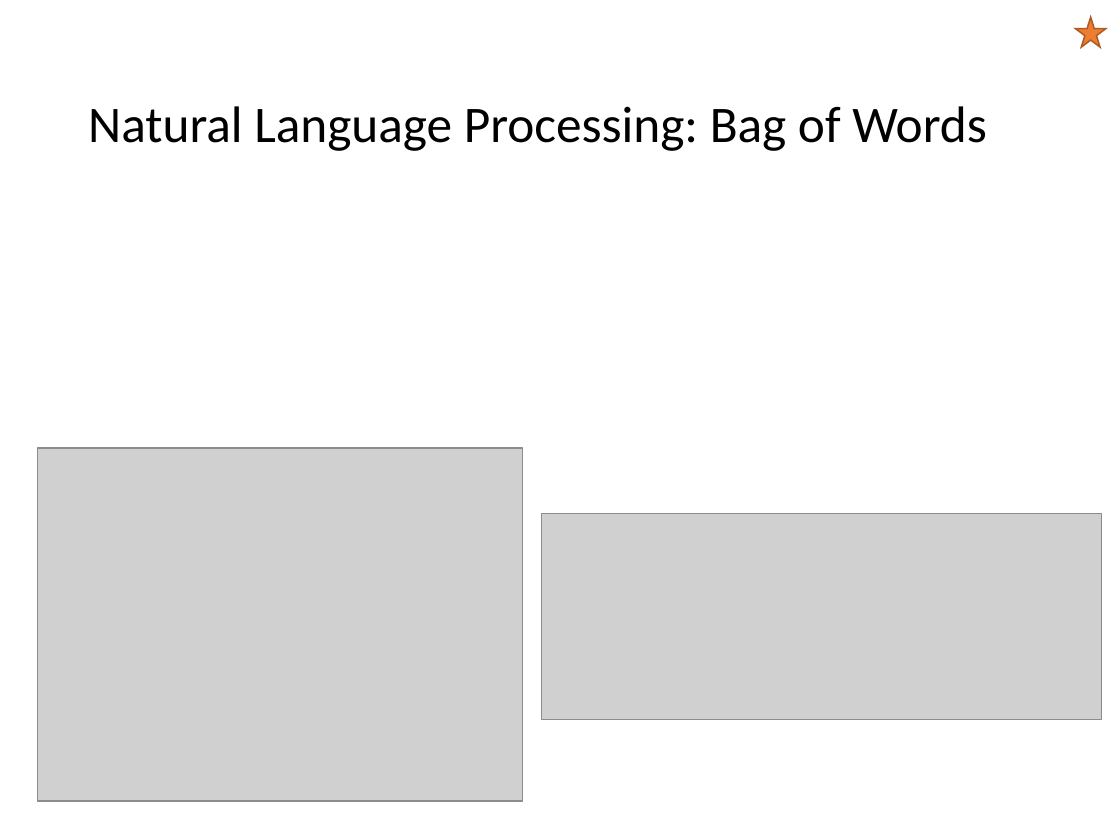
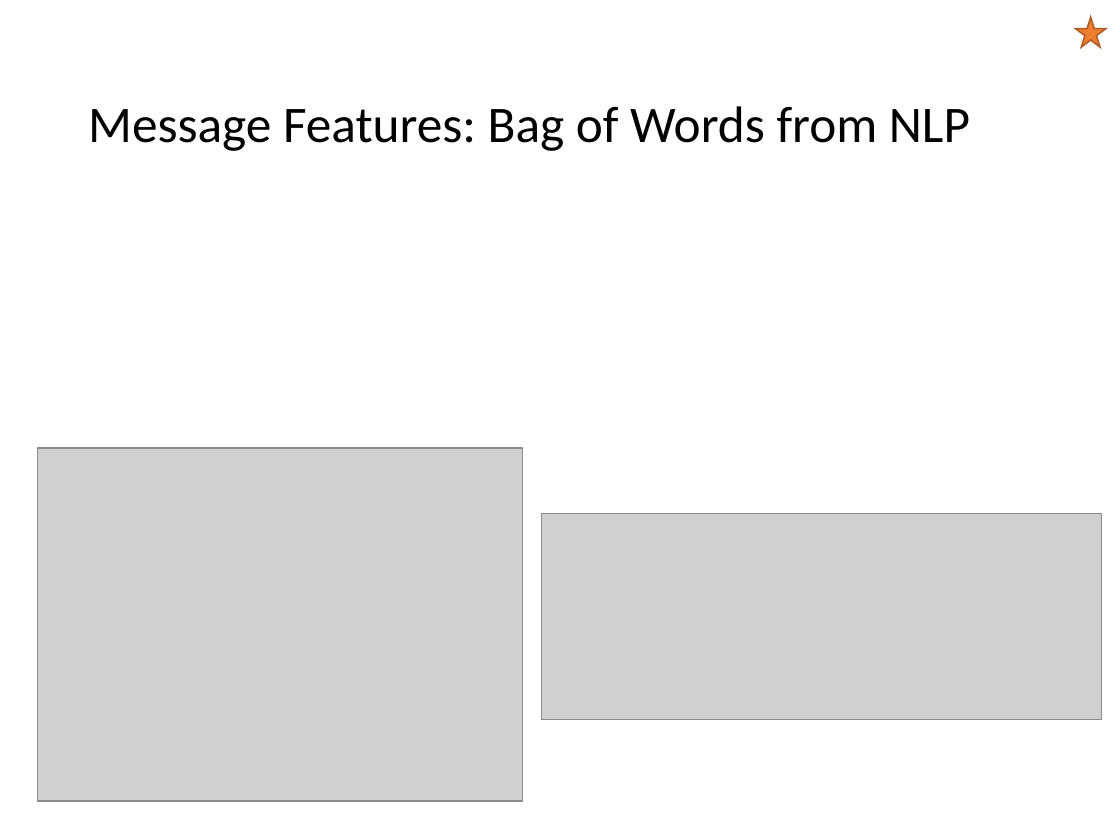
Before and after one commit to mhahsler/CS7320-AI, a slide deck: slide 37 of slides/12_uncertainty.pptx. Drawn at 1120x840 pixels with LibreOffice and Linux fonts; fonts in the diff are those of the drawing; grey boxes stand for pictures. Boxes give left, top, right and bottom in pixels: in the first picture for what was removed or moved away, otherwise in the second. Text is boxed around its words. In the diff, an @@ line names an element or a change of style, - is before the commit and + after.

```diff
--- a/slides/12_uncertainty.pptx
+++ b/slides/12_uncertainty.pptx
@@ title at bbox=[88, 106, 970, 151]: text changed @@
-Natural Language Processing: Bag of Words
+Message Features: Bag of Words from NLP
```
Also in this commit, not shown: 5 other slides changed, 2 slides added, 5 slides removed, 1 other file.
